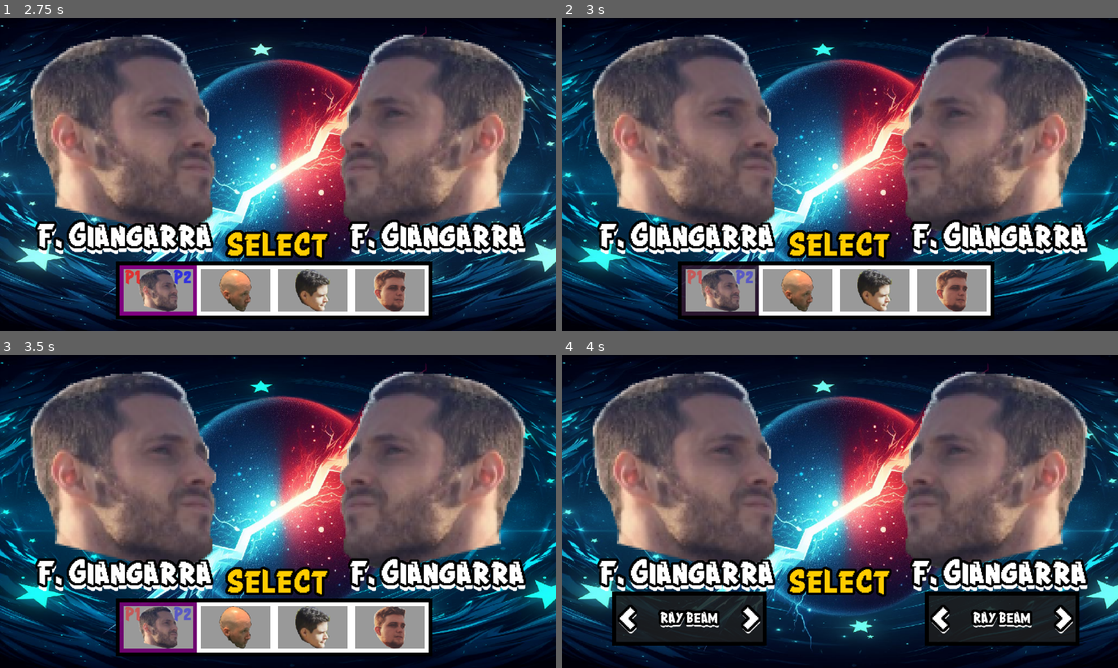
Above: before the commit, frames 1-4 (two rows, left to right).
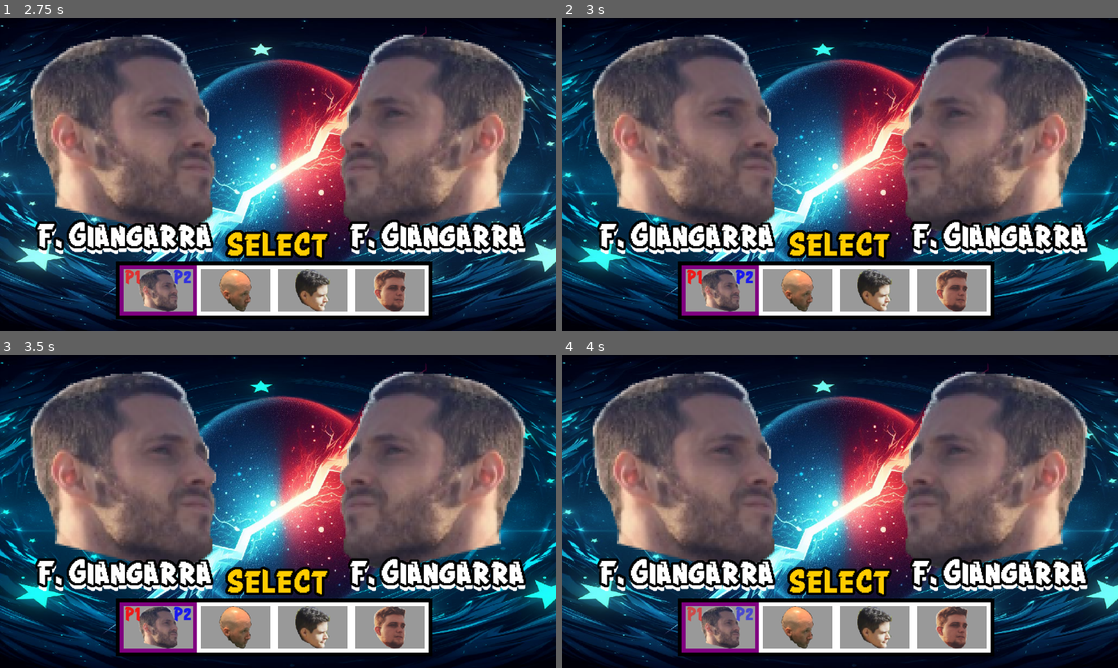
Above: after the commit, the same moments.

Repository: stranker/actionweek2023
Game: Godot game, scene res://Scenes/start_scene.tscn
The game is run twice, just before and just after one commit, with the same random seed, the same clock (stepped at 60 frames per second) and the same inputs.
Inputs:
- Up to frame 1 (2.75 s): tap Enter at 0.5 s; tap E (attack1) at 0.6, 2.1 s; tap N (attack2) at 1.35 s
- Up to frame 2 (3 s): tap N (attack2) at 2.85 s
- Up to frame 3 (3.5 s): no input
- Up to frame 4 (4 s): tap E (attack1) at 3.6 s

Frame 1 is identical in both runs. In frame 2, 0.7% of the frame differs, in the area x 21-36%, y 78-96%; in frame 3, 0.2%; in frame 4, 15%, in the area x 9-94%, y 75-97%.

Commit message:
Modify the action to select players

Diff:
--- a/Action Week/Scenes/player_selector_scene.tscn
+++ b/Action Week/Scenes/player_selector_scene.tscn
@@ -203,7 +203,7 @@
 			anim.play(\"right_arrow\")
 			anim.queue(\"RESET\")
 			anim.queue(\"idle\")
-	if event.is_action(\"attack\" + str(controller_id)) and !event.is_echo() and event.is_pressed():
+	if event.is_action(\"jump\" + str(controller_id)) and !event.is_echo() and event.is_pressed():
 		callback.call(controller_id, idx)
 		if anim:
 			anim.play(\"select\")
